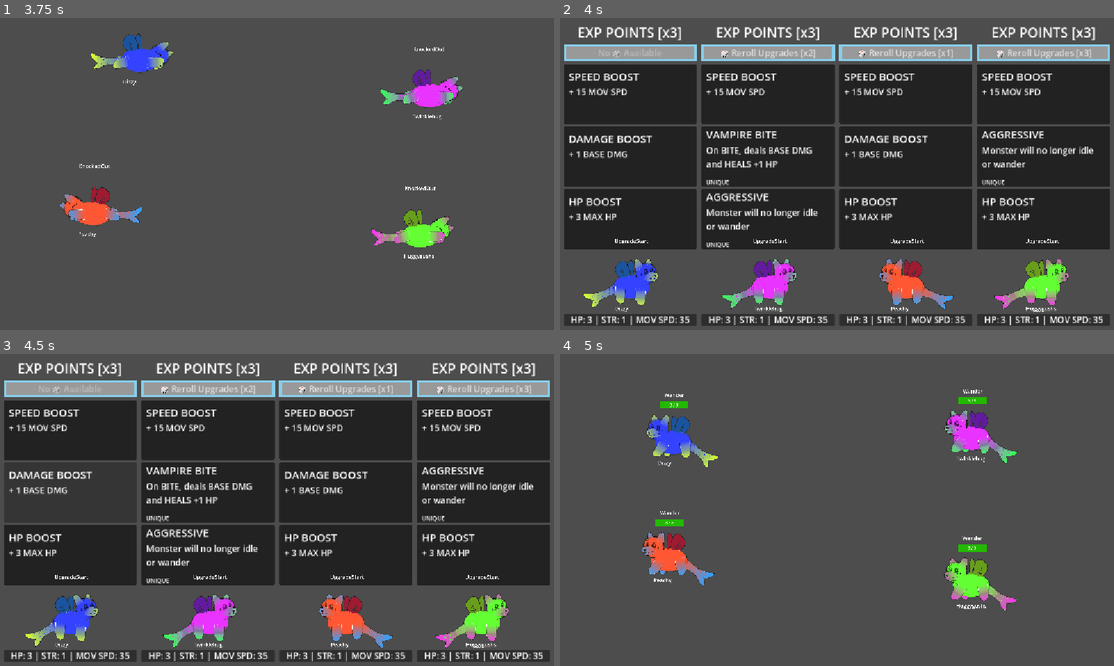
Above: before the commit, frames 1-4 (two rows, left to right).
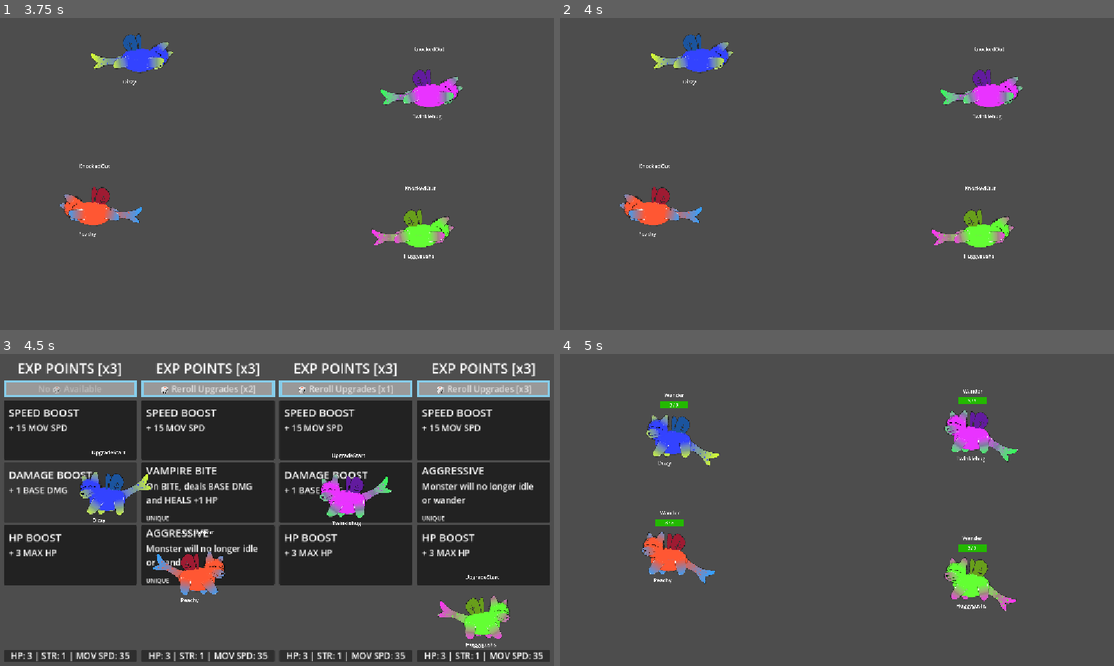
Above: after the commit, the same moments.

Repository: Galitie/tm2
Game: Godot game, scene res://test_scene.tscn
The game is run twice, just before and just after one commit, with the same random seed, the same clock (stepped at 60 frames per second) and the same inputs.
Inputs (mouse positions are in pixels of both pictures, inside the frame that each line leads up to):
- Up to frame 1 (3.75 s): tap Enter (ui_accept) at 0.5, 0.77, 1.52, 3.02 s; move the mouse to (398, 158) at 0.52 s; hold Up (ui_up) 0.53-1.28 s; click (398, 158) at 0.67 s; move the mouse to (166, 189) at 1.27 s; hold Down (ui_down) 1.28-2.03 s; move the mouse to (332, 105) at 2.02 s; hold Up (ui_up) 2.03-3.53 s; move the mouse to (249, 236) at 2.77 s; click (249, 236) at 2.92 s; move the mouse to (443, 220) at 3.52 s; hold Down (ui_down) from 3.53 s (still down)
- Up to frame 2 (4 s): keep holding Down (ui_down); tap Enter (ui_accept) at 3.77 s
- Up to frame 3 (4.5 s): keep holding Down (ui_down); move the mouse to (110, 463) at 4.27 s
- Up to frame 4 (5 s): keep holding Down (ui_down); tap Enter (ui_accept) at 4.52 s

Frame 1 is identical in both runs. In frame 2, 68% of the frame differs, in the area x 0-100%, y 2-99%; in frame 3, 6.8%; in frame 4, 0.7%.

Commit message:
Monsters run to their upgrade spot, it's cute

Diff:
--- a/StateMachine/upgrade.gd
+++ b/StateMachine/upgrade.gd
@@ -7,16 +7,20 @@
 @export var body_collision: CollisionShape2D
 @export var melee_collision: CollisionShape2D
 
+var got_up : bool = false
 var health_fill_style := load("uid://b1cqxdsndopa") as StyleBox
+var at_target: bool = false
+
 
 func Enter():
+	if monster.state_machine.current_state == KnockedOut:
+		animation_player.play("get_up")
+	else:
+		got_up = true
+		animation_player.play("run")
 	turn_off_collisions()
 	monster.velocity = Vector2()
 	monster.get_node("MonsterContainer").modulate = Color(1,1,1,1)
-	if monster.state_machine.current_state == KnockedOut:
-		animation_player.play("get_up")
-	else:
-		animation_player.play("idle")
 	monster.apply_hp(monster.max_hp)
 	monster.get_node("HPBar").visible = false
 	monster.z_index = 1
@@ -30,4 +34,17 @@
 
 func _on_animation_player_animation_finished(anim_name):
 	if anim_name == "get_up":
+		got_up = true
+		animation_player.play("run")
+
+
+func Physics_Update(_delta:float):
+	var direction = monster.target_point - monster.global_position
+	if direction.length() > 10 and got_up:
+		monster.velocity = direction.normalized() * (monster.move_speed * 20)
+		at_target = false
+	else:
+		monster.global_position = monster.target_point
+		monster.velocity = Vector2()
+		at_target = true
 		animation_player.play("idle")
--- a/main.gd
+++ b/main.gd
@@ -83,8 +83,8 @@
 	for player in players:
 		var monster = player.get_node("Monster")
 		var upgrade_pos = player.get_node("UpgradePos")
+		monster.target_point = upgrade_pos.global_position
 		monster.state_machine.transition_state("upgradestart")
-		monster.global_position = upgrade_pos.global_position
 		player.upgrade_points = 3
 		player.rerolls = rerolls_amount_counter
 		rerolls_amount_counter += 1
--- a/monster.gd
+++ b/monster.gd
@@ -25,6 +25,8 @@
 @onready var animation_player = $AnimationPlayer
 @onready var animation_player_damage = $AnimationPlayer_Damage
 var debug_mode : bool
+
+var target_point : Vector2
 
 # attacks have stats: speed, mp amount, base damage, size, distance, pierce
 
--- a/test_scene.tscn
+++ b/test_scene.tscn
@@ -111,7 +111,7 @@
 metadata/_edit_lock_ = true
 
 [node name="RoundOverDelayTimer" type="Timer" parent="."]
-wait_time = 1.75
+wait_time = 2.0
 one_shot = true
 
 [node name="UpgradeOverDelayTimer" type="Timer" parent="."]
Not shown, changed: Todo.txt
